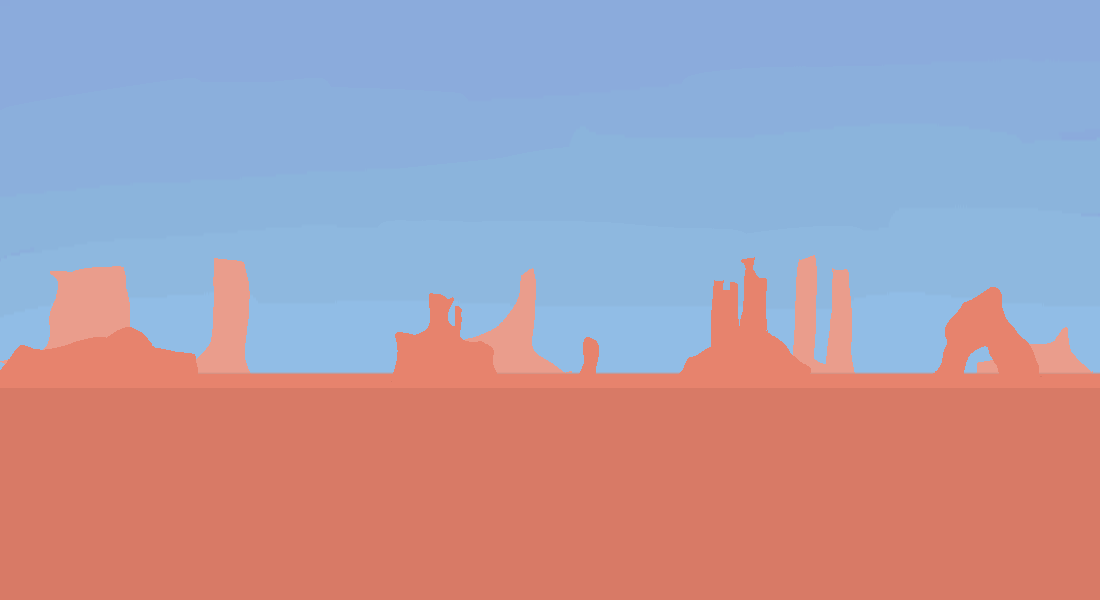
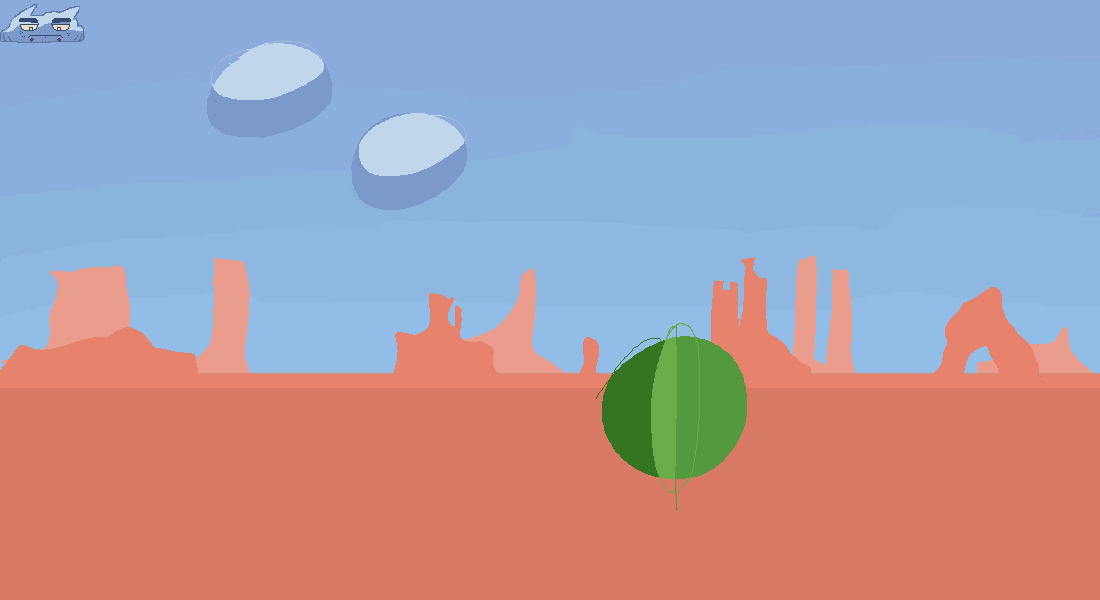
Revision of a layered (1100, 600) image; what changed, layer by layer:
added group "Group 3" with 2 layers above "Paint Layer 8" over [0, 4, 85, 43]
added layer "Paint Layer 2" (1st of 2, in "Group 3") in group "Group 3" over [0, 4, 85, 43]
added layer "Paint Layer 1" (1st of 2, in "Group 3") in group "Group 3" over [0, 4, 85, 43]
showed "Paint Layer 8", painted on it over [190, 41, 747, 510]
painted on "Paint Layer 1" (2nd of 2, in "Group 7") over [596, 323, 747, 510]
painted on "Paint Layer 5" over [596, 323, 747, 510]
painted on "Paint Layer 4" over [596, 323, 747, 448]
painted on "Paint Layer 3" over [353, 192, 747, 510]
painted on "Paint Layer 6" over [0, 4, 747, 448]
painted on "Paint Layer 2" (2nd of 2, in "Group 7") over [0, 4, 747, 510]
painted on "Background" over [0, 4, 747, 510]
